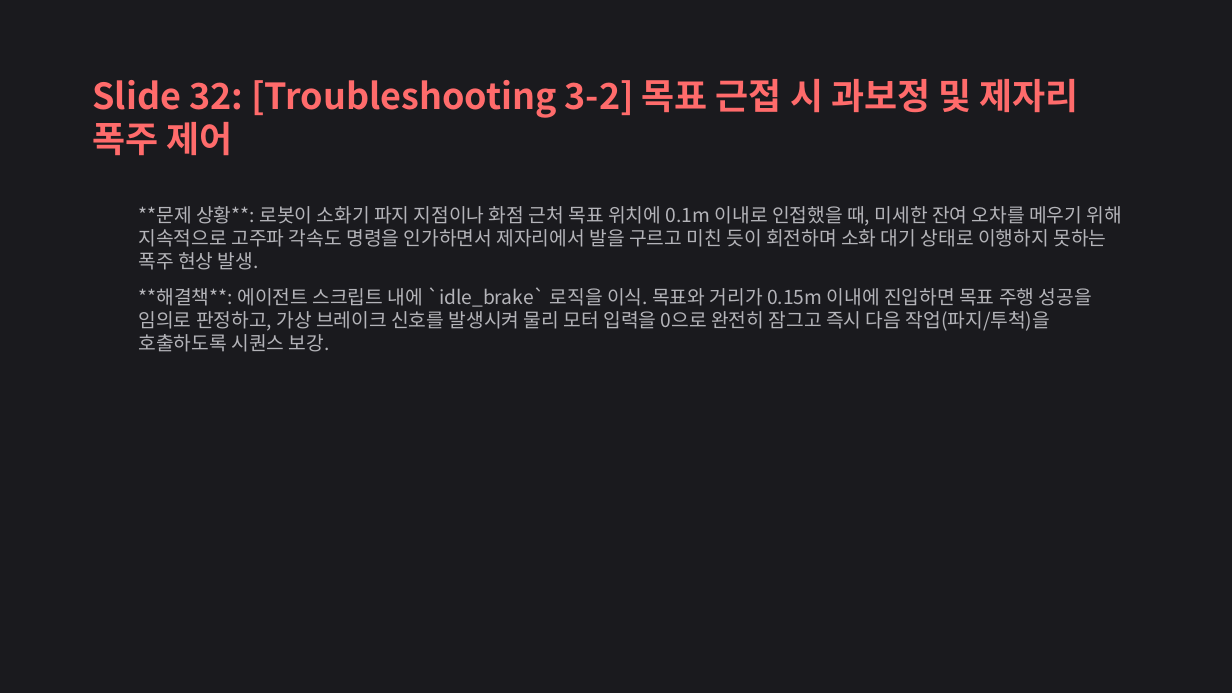
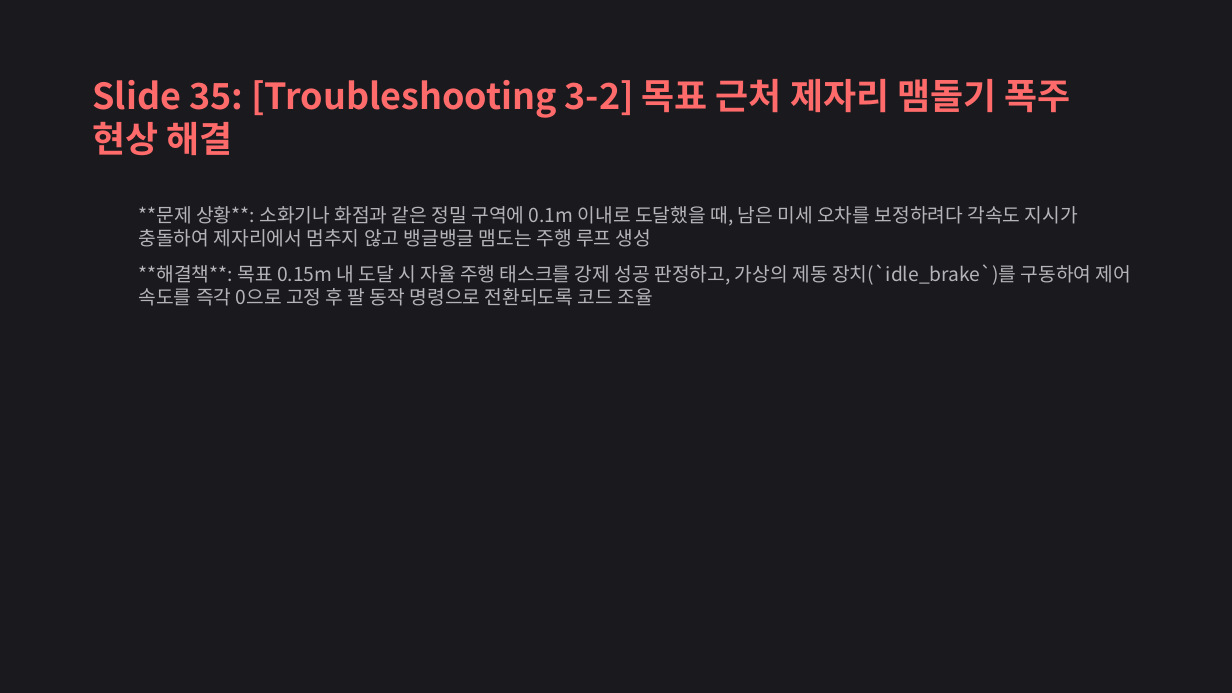
Before and after one commit to yoonseonjae/hot-spot_isaac_sim, a slide deck: slide 35 of docs/Cobot_Fire_Sim_Presentation.pptx (slide 32 before the commit). Drawn at 1232x693 pixels with LibreOffice and Linux fonts; fonts in the diff are those of the drawing. Boxes give left, top, right and bottom in pixels: in the first picture for what was removed or moved away, otherwise in the second. Text is boxed around its words. In the diff, an @@ line names an element or a change of style, - is before the commit and + after.

Commit message:
docs: run_stage5.sh 런타임 단계별 시퀀스로 발표 슬라이드 및 파워포인트 전면 개편

```diff
--- a/docs/Cobot_Fire_Sim_Presentation.pptx
+++ b/docs/Cobot_Fire_Sim_Presentation.pptx
@@ text at bbox=[92, 79, 1071, 156]: text changed @@
-Slide 32: [Troubleshooting 3-2] 목표 근접 시 과보정 및 제자리 폭주 제어
+Slide 35: [Troubleshooting 3-2] 목표 근처 제자리 맴돌기 폭주 현상 해결
@@ text at bbox=[139, 206, 1131, 306]: text changed @@
-  **문제 상황**: 로봇이 소화기 파지 지점이나 화점 근처 목표 위치에 0.1m 이내로 인접했을 때, 미세한 잔여 오차를 메우기 위해 지속적으로 고주파 각속도 명령을 인가하면서 제자리에서 발을 구르고 미친 듯이 회전하며 소화 대기 상태로 이행하지 못하는 폭주 현상 발생.
-  **해결책**: 에이전트 스크립트 내에 `idle_brake` 로직을 이식. 목표와 거리가 0.15m 이내에 진입하면 목표 주행 성공을 임의로 판정하고, 가상 브레이크 신호를 발생시켜 물리 모터 입력을 0으로 완전히 잠그고 즉시 다음 작업(파지/투척)을 호출하도록 시퀀스 보강.
+  **문제 상황**: 소화기나 화점과 같은 정밀 구역에 0.1m 이내로 도달했을 때, 남은 미세 오차를 보정하려다 각속도 지시가 충돌하여 제자리에서 멈추지 않고 뱅글뱅글 맴도는 주행 루프 생성
+  **해결책**: 목표 0.15m 내 도달 시 자율 주행 태스크를 강제 성공 판정하고, 가상의 제동 장치(`idle_brake`)를 구동하여 제어 속도를 즉각 0으로 고정 후 팔 동작 명령으로 전환되도록 코드 조율
```
Also in this commit, not shown: 26 other slides changed, 4 slides added, 1 slide removed, 1 other file.
